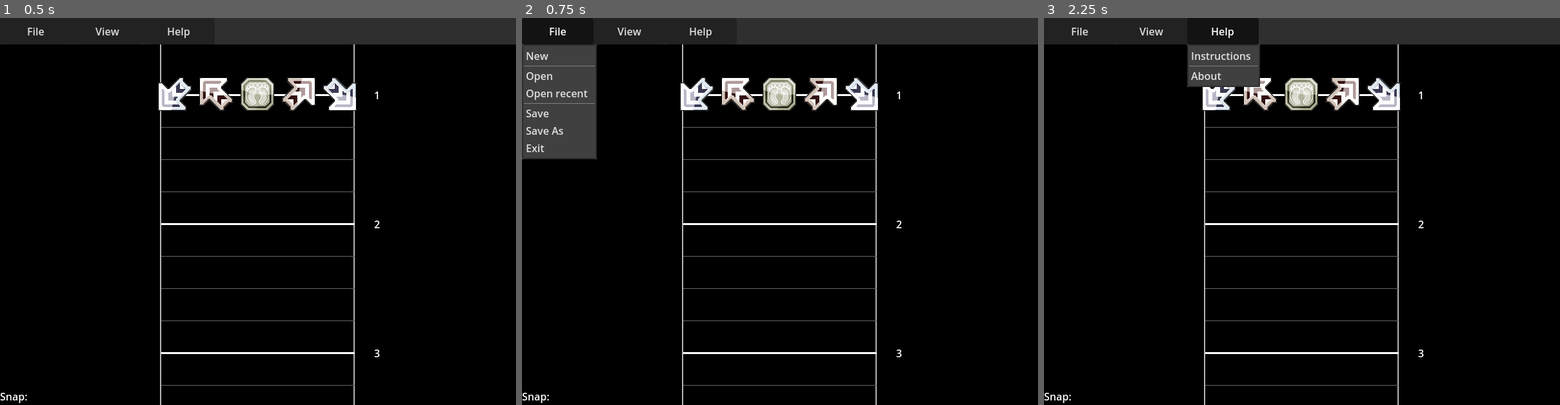
Above: before the commit, frames 1-3 (left to right).
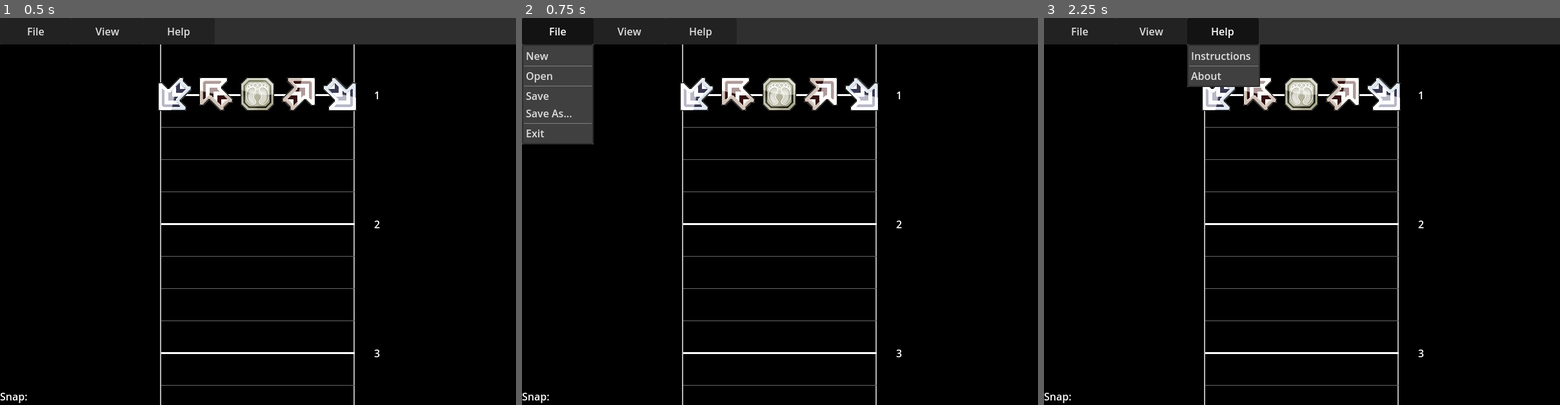
Above: after the commit, the same moments.

Repository: snil4/StepEditor
Game: Godot game, scene res://Scenes/Main.tscn
Two runs of this game, one before a commit and one after it. Both use one fixed random seed, a clock stepped at 60 frames per second and the inputs below.
Inputs:
- Up to frame 1 (0.5 s): no input
- Up to frame 2 (0.75 s): click "File" at 0.5 s
- Up to frame 3 (2.25 s): click "View" at 1.25 s; click "Help" at 2 s

Frame 1 is identical in both runs. In frame 2, 1.0% of the frame differs, in the area x 0-15%, y 6-37%; in frame 3, nothing differs.

Commit message:
Recent menu is added and working
A lot of work went into it but it works and I'll try to not work on it until I have anything else functioning

Diff:
--- a/Scenes/Main.tscn
+++ b/Scenes/Main.tscn
@@ -87,25 +87,6 @@
 text = "File"
 flat = false
 switch_on_hover = true
-item_count = 8
-popup/item_0/text = "New"
-popup/item_0/id = 6
-popup/item_1/text = ""
-popup/item_1/id = 999
-popup/item_1/separator = true
-popup/item_2/text = "Open"
-popup/item_2/id = 0
-popup/item_3/text = "Open recent"
-popup/item_3/id = 1
-popup/item_4/text = ""
-popup/item_4/id = 999
-popup/item_4/separator = true
-popup/item_5/text = "Save"
-popup/item_5/id = 4
-popup/item_6/text = "Save As"
-popup/item_6/id = 5
-popup/item_7/text = "Exit"
-popup/item_7/id = 2
 script = ExtResource("3_5h0q7")
 
 [node name="ViewMenu" type="MenuButton" parent="MenuBar"]
--- /dev/null
+++ b/Scenes/RecentMenu.tscn
@@ -0,0 +1,10 @@
+[gd_scene load_steps=2 format=3 uid="uid://niachvh8jgkt"]
+
+[ext_resource type="Script" path="res://Scripts/Menus/RecentMenu.gd" id="1_bbprf"]
+
+[node name="RecentMenu" type="PopupMenu"]
+title = "Open Recent"
+visible = true
+script = ExtResource("1_bbprf")
+
+[connection signal="index_pressed" from="." to="." method="_on_index_pressed"]
--- a/Scripts/Editor.gd
+++ b/Scripts/Editor.gd
@@ -45,6 +45,7 @@
 signal beat_changed(beat :int)
 signal play()
 signal recent_added(path: String)
+signal load_recent(path: String)
 
 # Called when the node enters the scene tree for the first time.
 func _ready():
@@ -58,6 +59,7 @@
 	get_tree().get_root().size_changed.connect(Callable(self, "change_window"))
 	get_viewport().files_dropped.connect(Callable(self, "_on_files_drop"))
 	parser_node.mode_changed.connect(Callable(self, "set_mode"))
+	load_recent.connect(Callable(self, "on_recent_load"))
 
 	measure_container_node.draw_measures()
 
@@ -235,6 +237,20 @@
 	load_file()
 
 
+# Called on dropping files to the editor
+func on_recent_load(path):
+
+	main_node.properties.clear()
+
+	var split = path.rsplit("/",false,1)
+	print(split)
+
+	main_node.file_name = split[1]
+	main_node.properties["folder"] = split[0]
+
+	load_file()
+
+
 func load_file():
 
 	main_node.notes_array.clear()
@@ -242,14 +258,15 @@
 		notes_collection_node.remove_child(i)
 		i.queue_free()
 
-	recent_added.emit(main_node.properties["folder"] + "/" + main_node.file_name)
 	var split = main_node.file_name.split(".",false,1)
 
 	if music_file_types.has(split[1]):
+		recent_added.emit(main_node.properties["folder"] + "/" + main_node.file_name)
 		main_node.properties["music"] = main_node.file_name
 		parser_node.load_music()
 
 	elif chart_file_types.has(split[1]):
+		recent_added.emit(main_node.properties["folder"] + "/" + main_node.file_name)
 		main_node.properties["chart"] = main_node.file_name
 		parser_node.load_chart()
 
--- a/Scripts/Main.gd
+++ b/Scripts/Main.gd
@@ -24,7 +24,13 @@
 var cur_snap: int = 0
 var cur_mode: int = 4
 @export var speed_mod = 2.0
+# Dictionary for keeping note information for saving
 var notes_array: Dictionary = {}
+# Dictionaries for keeping song changes information for saving
+var bpm_array: Dictionary = {}
+var delay_array: Dictionary = {}
+var split_array: Dictionary = {}
+var div_array: Dictionary = {}
 
 # Numeric values of the cur_snap options
 const snap_options = [0.015625 ,1, 0.5, 0.375, 0.25, 0.1875, 0.125, 0.0625, 0.09375, 0.03125, 0.015625]
--- a/Scripts/Menus/FileMenu.gd
+++ b/Scripts/Menus/FileMenu.gd
@@ -1,6 +1,6 @@
 extends MenuButton
 
-var files: PackedStringArray
+# var files: PackedStringArray
 
 @export var recent_amount = 5
 
@@ -8,11 +8,33 @@
 @onready var exit_dialog_node = $"/root/Main/ExitDialog"
 @onready var editor_node = $"/root/Main/Editor"
 
+const measure_scene = preload("res://Scenes/RecentMenu.tscn")
+
 # Called when the node enters the scene tree for the first time.
 func _ready():
+
 	self.get_popup().connect("id_pressed", _on_item_pressed)
+	editor_node.recent_added.connect(Callable(self, "save_recent"))
 
+	build_menu()
+
+
+func build_menu():
+
+	get_popup().clear()
+
+	get_popup().add_item("New", 6)
+	get_popup().add_separator()
+
+	get_popup().add_item("Open", 0)
 	load_recent()
+	get_popup().add_separator()
+
+	get_popup().add_item("Save", 4)
+	get_popup().add_item("Save As...", 5)
+	get_popup().add_separator()
+
+	get_popup().add_item("Exit", 2)
 
 
 func _on_item_pressed(id):
@@ -21,14 +43,13 @@
 		0:
 			file_dialog_node.show()
 
-		1:
-			pass
-
 		2:
 			exit_dialog_node.on_display()
 
 		6:
 			editor_node.new_file()
+
+	print("ID: " + str(id))
 
 
 # Called every frame. 'delta' is the elapsed time since the previous frame.
@@ -38,39 +59,47 @@
 
 func save_recent(path: String):
 
+	print("Adding recent")
+	print("Path: " + path)
+
 	var line_num = 0
 	var recent_array = []
-	var found = false
+	# var found = false
 
 	if not(FileAccess.file_exists("user://recents.save")):
+
+		print("File is empty")
+
 		var new_file = FileAccess.open("user://recents.save", FileAccess.WRITE)
 		new_file.store_line(path)
 		new_file.close()
+
+		build_menu()
 		return
 
 	var save_read = FileAccess.open("user://recents.save", FileAccess.READ)
 
-	while not(save_read.eof_reached()) and line_num < recent_amount: # iterate through all lines until the end of file is reached
+	while save_read.get_position() < save_read.get_length() and line_num < recent_amount: # iterate through all lines until the end of file is reached
 
 		var line = save_read.get_line()
 		line_num += 1
+		print("Found line " + str(line_num))
 
-		if line == path:
-			found = true
-
-		else:
+		if line != path:
 			recent_array.append(line)
 
 	save_read.close()
 
-	if found:
-		var new_file = FileAccess.open("user://recents.save", FileAccess.WRITE)
-		new_file.store_line(path)
+	print("Saving line")
 
-		for recent in recent_array:
-			new_file.store_line(recent)
+	var new_file = FileAccess.open("user://recents.save", FileAccess.WRITE)
+	new_file.store_line(path)
 
-		new_file.close()
+	for recent in recent_array:
+		new_file.store_line(recent)
+
+	new_file.close()
+	build_menu()
 
 
 func load_recent():
@@ -80,8 +109,13 @@
 
 	var save_game = FileAccess.open("user://recents.save", FileAccess.READ)
 
-	while not save_game.eof_reached(): # iterate through all lines until the end of file is reached
+	var recent_node = measure_scene.instantiate()
+
+	while save_game.get_position() < save_game.get_length(): # iterate through all lines until the end of file is reached
 		var line = save_game.get_line()
+		recent_node.add_recent(line)
 
+	get_popup().add_child(recent_node)
+	get_popup().add_submenu_item("Open Recent","RecentMenu")
 
 	save_game.close()
--- /dev/null
+++ b/Scripts/Menus/RecentMenu.gd
@@ -0,0 +1,20 @@
+extends PopupMenu
+
+@onready var editor_node = $"/root/Main/Editor"
+
+
+# Called when the node enters the scene tree for the first time.
+func _ready():
+	hide()
+
+
+func add_recent(path: String):
+	add_item(path)
+
+# Called every frame. 'delta' is the elapsed time since the previous frame.
+# func _process(delta):
+# 	pass
+
+
+func _on_index_pressed(index:int):
+	editor_node.load_recent.emit(get_item_text(index))
--- a/Scripts/Parser.gd
+++ b/Scripts/Parser.gd
@@ -9,6 +9,7 @@
 var cur_split: int
 var cur_measure: int
 var cur_beat: float
+var save_string: String
 
 @onready var measure_container_node = $"/root/Main/Editor/Area2D/MeasureContainer"
 @onready var editor_node = $"/root/Main/Editor"
@@ -18,6 +19,7 @@
 signal mode_changed(mode: int)
 signal bpm_changed(bpm: float)
 signal div_changed(div: int)
+signal delay_changed(delay: int)
 
 # Called when the node enters the scene tree for the first time.
 # func _ready():
@@ -28,7 +30,7 @@
 
 	file_path = main_node.properties["folder"] + "/" + main_node.properties["music"]
 
-	if main_node.properties["Title"] == null:
+	if not(main_node.properties.has("Title")):
 		main_node.properties["Title"] = main_node.properties["music"].rsplit(".",true,1)[0]
 
 	if main_node.properties["music"].to_lower().ends_with(".ogg"):
@@ -123,6 +125,9 @@
 						main_node.cur_mode = 10
 						mode_changed.emit(10)
 
+				"delay":
+					delay_changed.emit(int(cur_property[1]))
+
 		# Chart
 		elif line.length() > 0:
 			var line_buffer = line.to_ascii_buffer()
@@ -184,5 +189,22 @@
 
 
 func save_file():
+	save_string = ""
+
+
+func write_ucs():
+	save_string += ":Format = 1"
+
+	if main_node.cur_node == 10:
+		save_string += ":Mode = Double"
+
+	else:
+		save_string += ":Mode = Single"
+
+	save_string += ":BPM = " + main_node.cur_bpm
+	save_string += ":Delay = " + main_node.cur_delay
+	save_string += ":Beat = " + main_node.cur_div
+	save_string += ":Split = " + main_node.cur_split
+
 	for i in main_node.notes_array.size():
-		pass
+		save_string += ""
